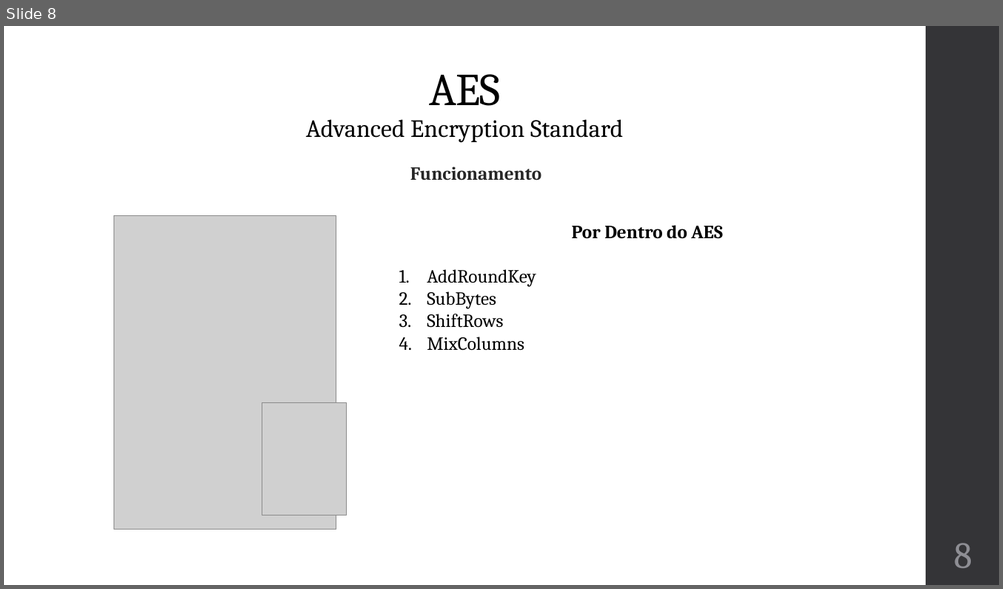
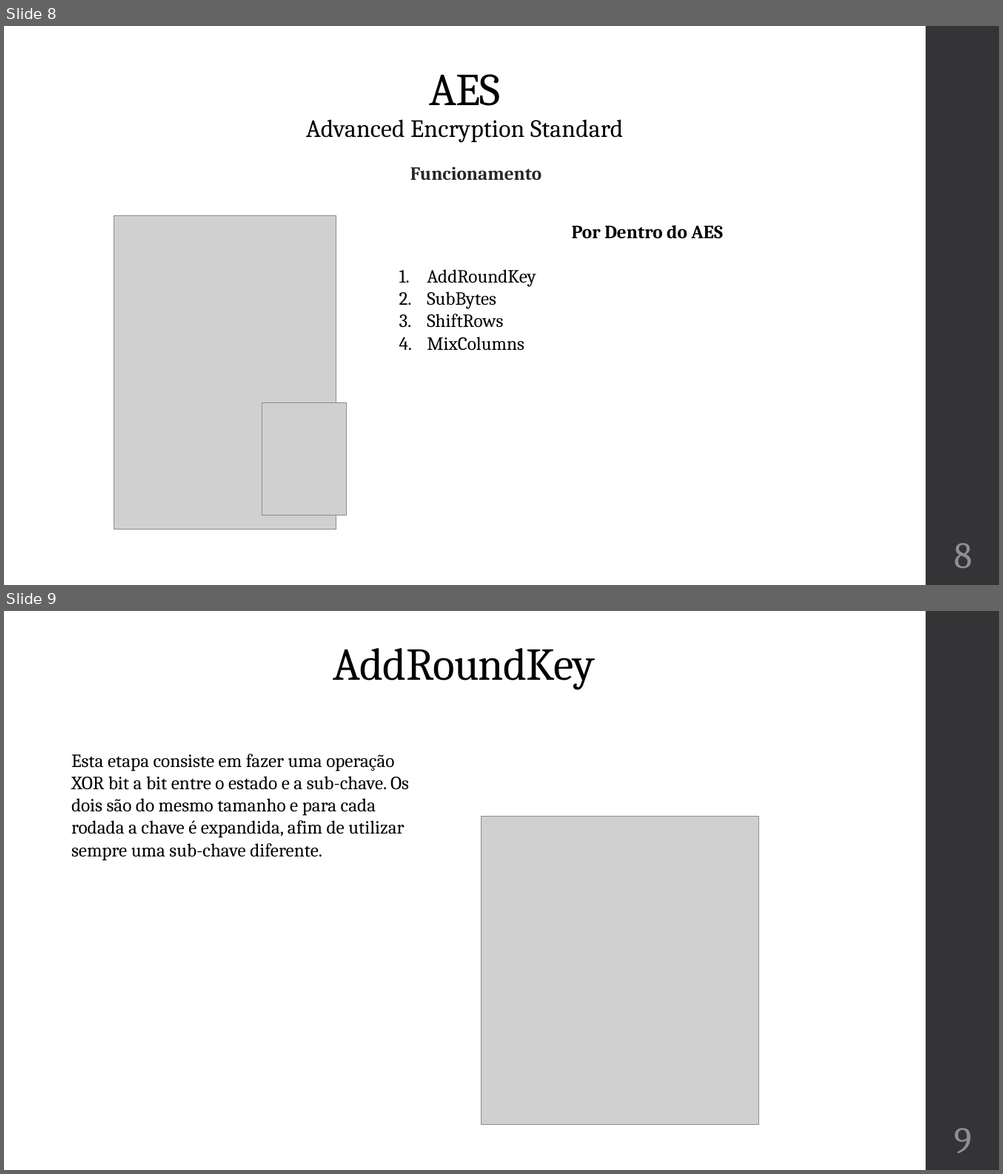
Before and after one commit to robainaricardo/Algoritimo-de-Criptografia-AES-em-JAVA, a slide deck: Apresentação/Algoritmo de criptografia AES APRESENTAÇÃO.pptx. Shown one above the other, each under a label of ours: slide 8 before the commit, slides 8 and 9 after it. The pictures are 1003x589 and 1003x1174 pixels, drawn with LibreOffice and Linux fonts; fonts in the diff are those of the drawing; grey boxes stand for pictures. Boxes give left, top, right and bottom in pixels: in the first picture for what was removed or moved away, otherwise in the second. Text is boxed around its words. In the diff, an @@ line names an element or a change of style, - is before the commit and + after.

```diff
--- a/Apresentação/Algoritmo de criptografia AES APRESENTAÇÃO.pptx
+++ b/Apresentação/Algoritmo de criptografia AES APRESENTAÇÃO.pptx
@@ slide 9 added at (x1=4, y1=611, x2=999, y2=1170), background #FFFFFF; not listed: 1 template element that a slide beside it also shows @@
@@ title added at (x1=333, y1=648, x2=595, y2=690), 44 pt, text #000000 @@
+AddRoundKey
@@ text added at (x1=71, y1=754, x2=409, y2=861), 18 pt, text #000000 @@
+Esta etapa consiste em fazer uma operação XOR bit a bit entre o estado e a sub-chave. Os dois são do mesmo tamanho e para cada rodada a chave é expandida, afim de utilizar sempre uma sub-chave diferente.
@@ picture added at (x1=481, y1=817, x2=758, y2=1125) @@
@@ page number added at (x1=953, y1=1128, x2=971, y2=1153), 36 pt, text #8E8E94 @@
+9
```
Also in this commit, not shown: 3 other slides added, 4 other files.
